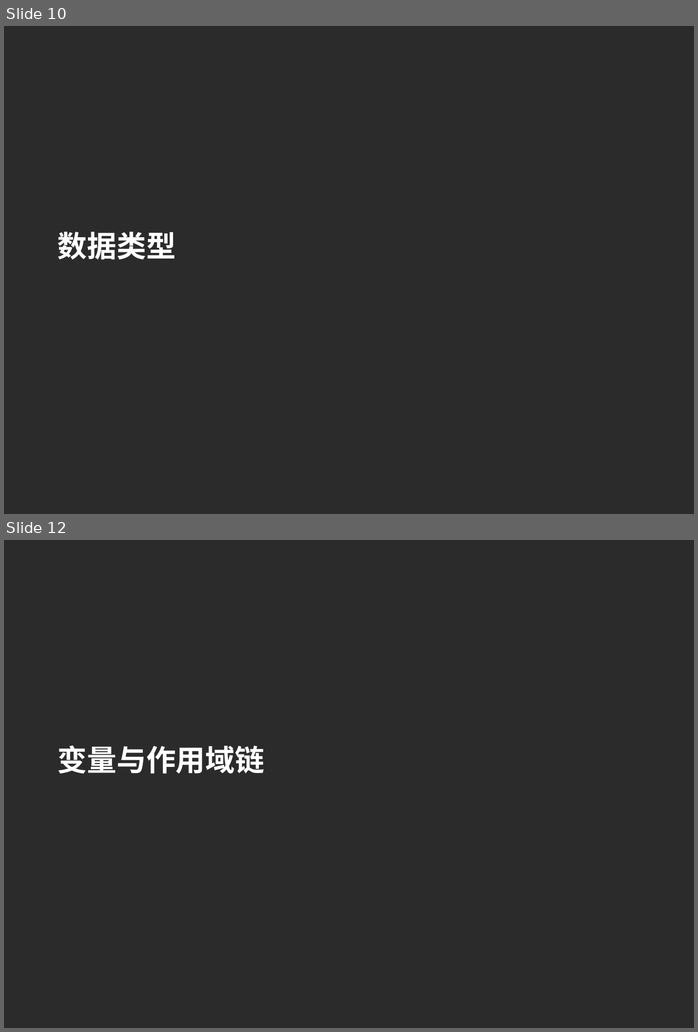
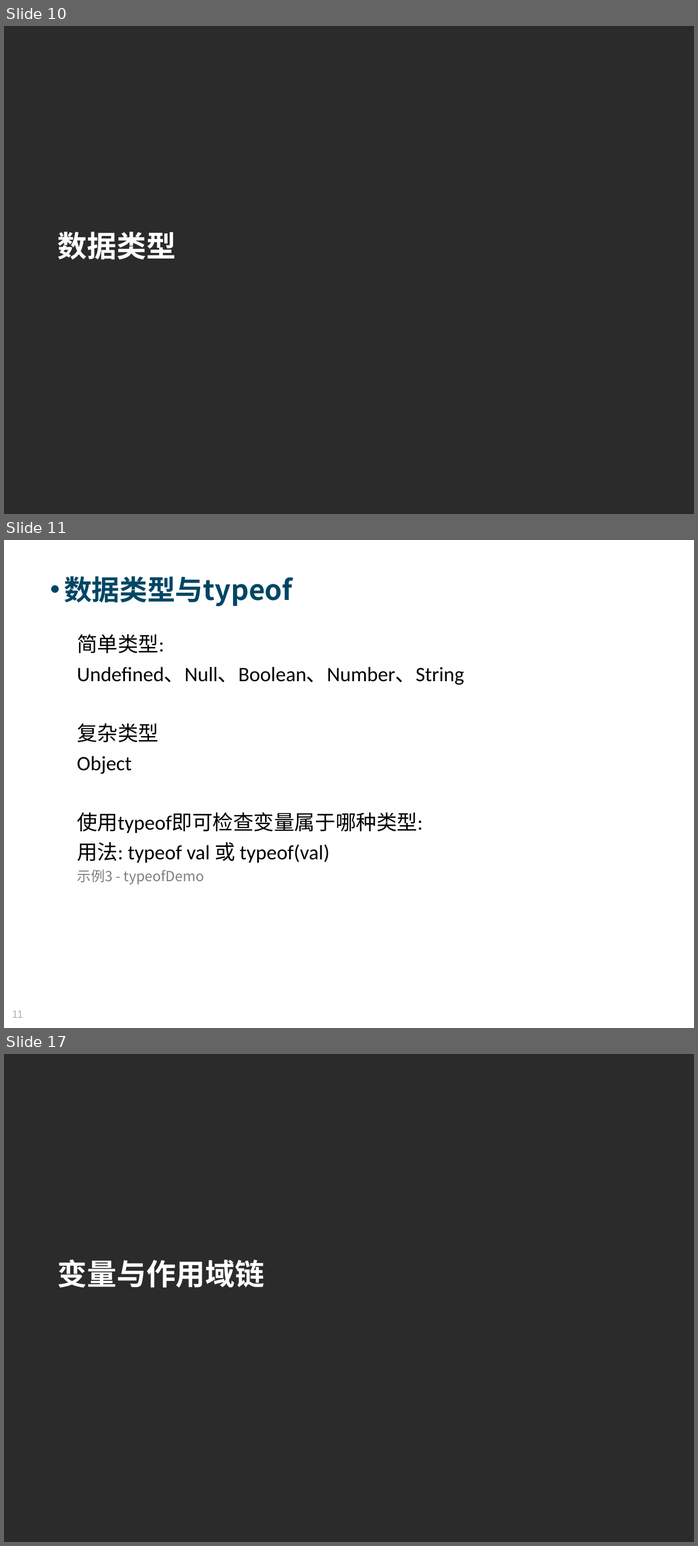
Before and after one commit to Moses824/Train-Javascript-Basic, a slide deck: Train_Javascript_Basic.ppt. Shown one above the other, each under a label of ours: slides 10 and 12 before the commit, slides 10, 11 and 17 after it; the slides between them are not shown. The pictures are 698x1032 and 698x1546 pixels, drawn with LibreOffice and Linux fonts; fonts in the diff are those of the drawing; background and template pictures are left out; a plain dark background stands for a picture behind light text. Boxes give left, top, right and bottom in pixels: in the first picture for what was removed or moved away, otherwise in the second. Text is boxed around its words. In the diff, an @@ line names an element or a change of style, - is before the commit and + after.

```diff
--- a/Train_Javascript_Basic.ppt
+++ b/Train_Javascript_Basic.ppt
@@ slide 11 added at (4,540,694,1028), background picture (left out) @@
@@ text added at (64,576,292,606), 34 pt, text #004664, bold @@
+• 数据类型与typeof
@@ text added at (77,634,464,884), 25 pt, text #000000 @@
+简单类型:
+Undefined、Null、Boolean、Number、String
+复杂类型
+Object
+使用typeof即可检查变量属于哪种类型:
+用法: typeof val 或 typeof(val)
+示例3 - typeofDemo
@@ page number added at (12,1010,23,1018), 13 pt, text #B2B2B2 @@
+11
@@ what was slide 12 is now slide 17 @@
```
Also in this commit, not shown: 3 slides changed, 4 other slides added, 3 other files.
